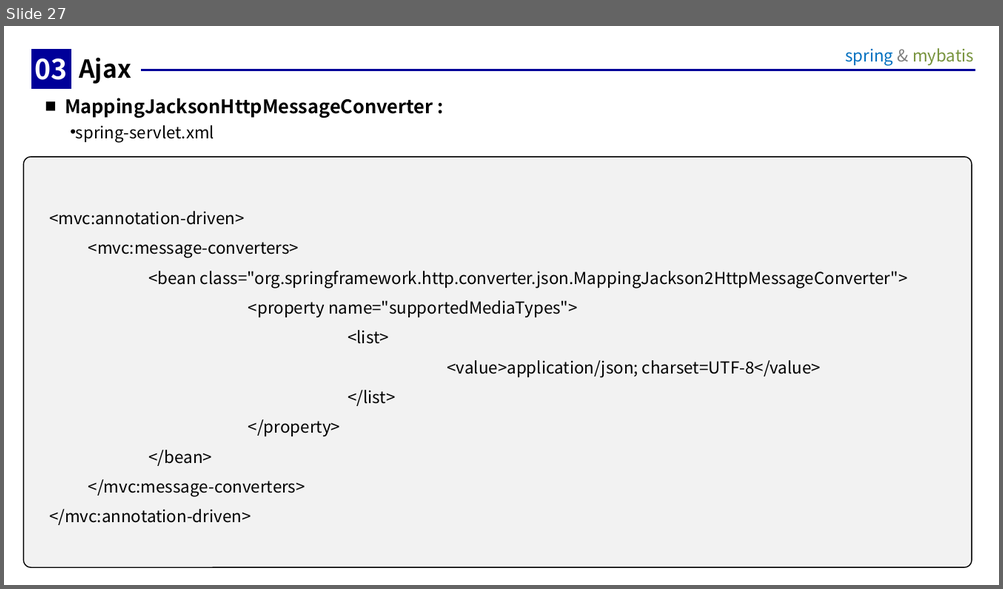
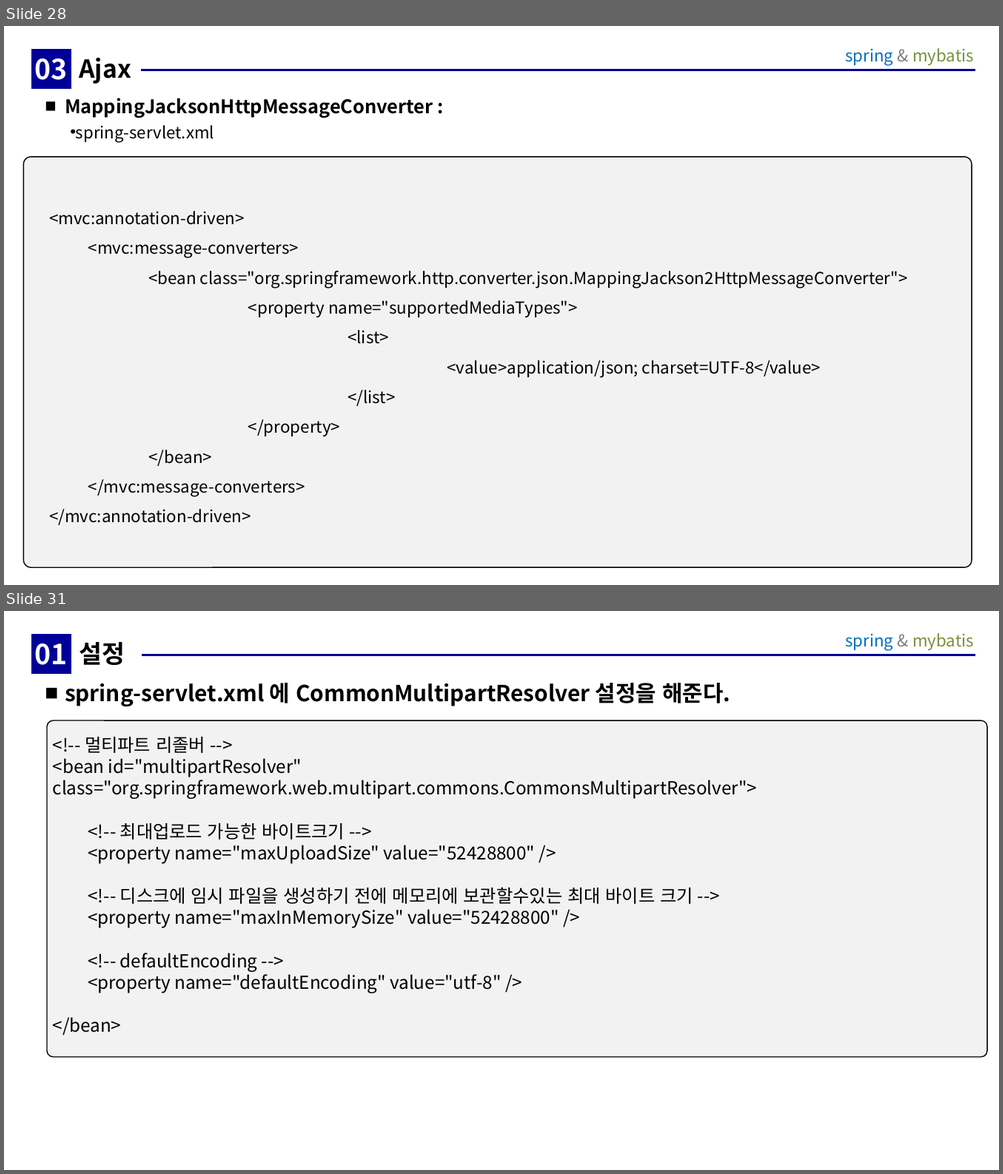
Before and after one commit to sonddokki/class_file, a slide deck: 강의자료/06.spring/프로젝트생성.ppt. Shown one above the other, each under a label of ours: slide 27 before the commit, slides 28 and 31 after it; the slides between them are not shown. The pictures are 1003x589 and 1003x1174 pixels, drawn with LibreOffice and Linux fonts; fonts in the diff are those of the drawing. Boxes give left, top, right and bottom in pixels: in the first picture for what was removed or moved away, otherwise in the second. Text is boxed around its words. In the diff, an @@ line names an element or a change of style, - is before the commit and + after.

```diff
--- a/강의자료/06.spring/프로젝트생성.ppt
+++ b/강의자료/06.spring/프로젝트생성.ppt
@@ slide 31 added at box(4, 611, 999, 1170), background #FFFFFF; not listed: 2 template elements that a slide beside it also shows @@
@@ text added at box(32, 634, 71, 672), fill #000099, outline #000099 0.26 pt, 20 pt, text #FFFFFF, bold @@
+01
@@ title added at box(79, 642, 125, 665), 18 pt, text #000000, bold @@
+설정
@@ text added at box(65, 683, 730, 707), 16 pt, text #000000, bold @@
+■ spring-servlet.xml 에 CommonMultipartResolver 설정을 해준다.
@@ rounded rectangle added at box(47, 721, 987, 1057), fill #F2F2F2, outline #000000 0.74 pt, 13 pt, text #000000 @@
+<!-- 멀티파트 리졸버 -->
+<bean id="multipartResolver" class="org.springframework.web.multipart.commons.CommonsMultipartResolver">
+<!-- 최대업로드 가능한 바이트크기 -->
+<property name="maxUploadSize" value="52428800" />
+<!-- 디스크에 임시 파일을 생성하기 전에 메모리에 보관할수있는 최대 바이트 크기 -->
+<property name="maxInMemorySize" value="52428800" />
+<!-- defaultEncoding -->
+<property name="defaultEncoding" value="utf-8" />
+</bean>
@@ what was slide 27 is now slide 28 @@
```
Also in this commit, not shown: 2 slides changed, 4 other slides added, 22 other files.
